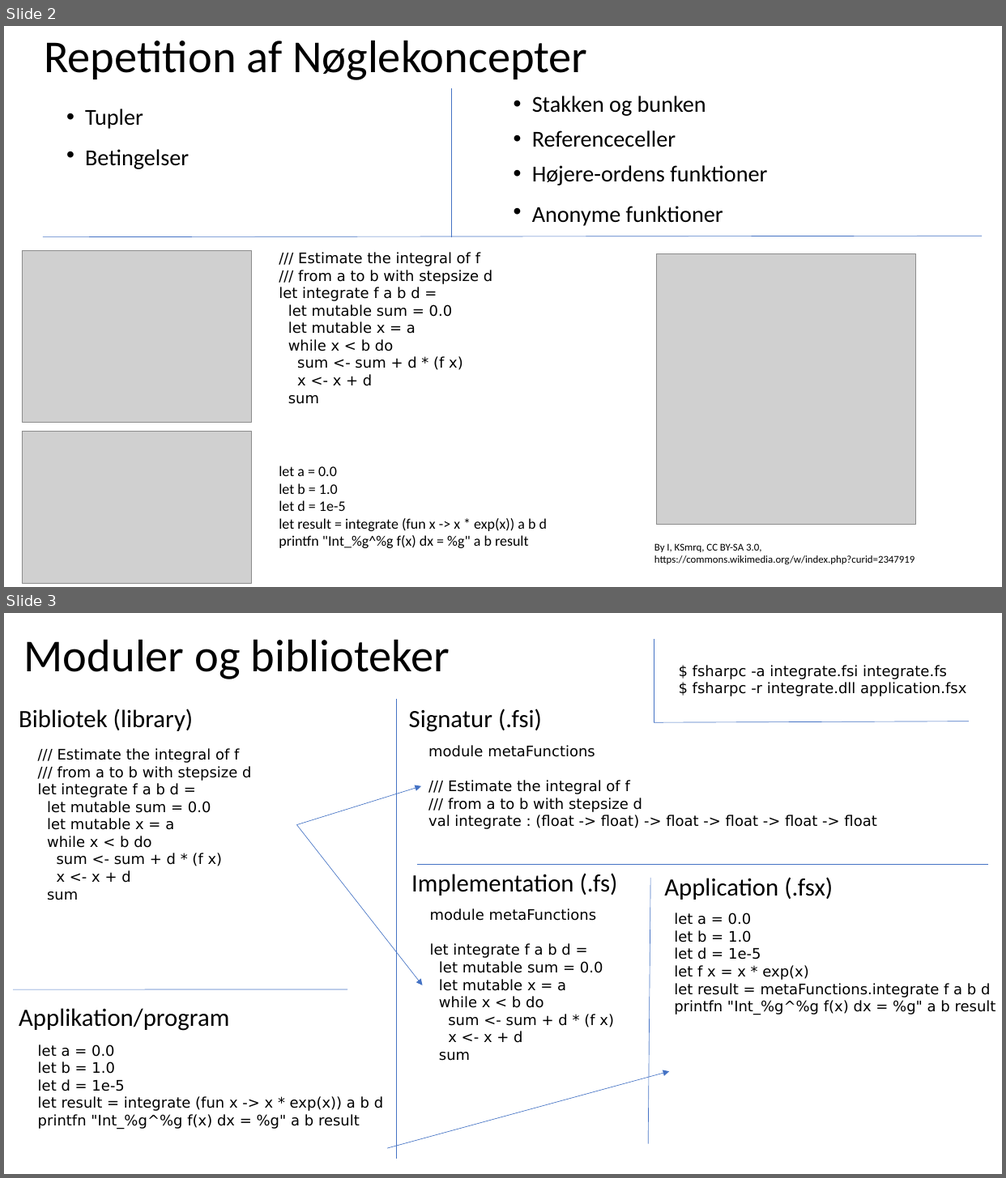
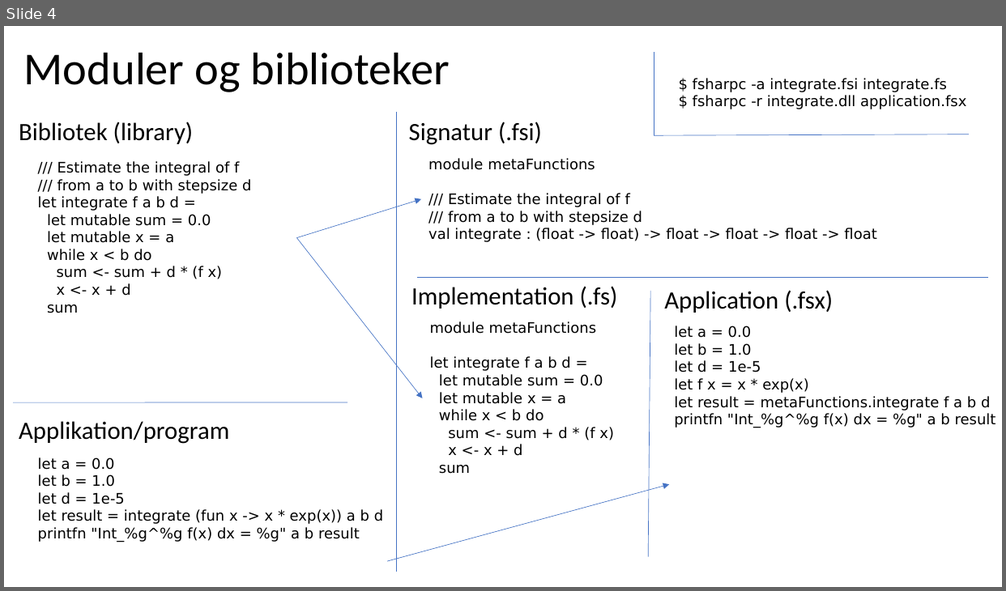
Before and after one commit to fisterloegsovs/pop22, a slide deck: lectures/4.1ModulesNTests/lecture.pptx. Shown one above the other, each under a label of ours: slides 2 and 3 before the commit, slide 4 after it. The pictures are 1006x1178 and 1006x591 pixels, drawn with LibreOffice and Linux fonts; fonts in the diff are those of the drawing; grey boxes stand for pictures. Boxes give left, top, right and bottom in pixels: in the first picture for what was removed or moved away, otherwise in the second. Text is boxed around its words. In the diff, an @@ line names an element or a change of style, - is before the commit and + after.

```diff
--- a/lectures/4.1ModulesNTests/lecture.pptx
+++ b/lectures/4.1ModulesNTests/lecture.pptx
@@ slide 2 removed at (4, 26, 1002, 587), background #FFFFFF @@
@@ title removed at (44, 40, 587, 80) @@
-Repetition af Nøglekoncepter
@@ line removed from (452, 88) to (452, 237) @@
@@ text removed at (532, 96, 767, 226) @@
-• Stakken og bunken
-• Referenceceller
-• Højere-ordens funktioner
-• Anonyme funktioner
@@ text removed at (85, 109, 189, 169) @@
-• Tupler
-• Betingelser
@@ line removed from (43, 237) to (982, 237) @@
@@ picture removed at (23, 250, 252, 423) @@
@@ text removed at (279, 252, 492, 404) @@
-/// Estimate the integral of f
-/// from a to b with stepsize d
-let integrate f a b d =
-let mutable sum = 0.0
-let mutable x = a
-while x < b do
-sum <- sum + d * (f x)
-x <- x + d
-sum
@@ picture removed at (657, 254, 916, 524) @@
@@ picture removed at (23, 431, 252, 584) @@
@@ text removed at (279, 466, 547, 548) @@
-let a = 0.0
-let b = 1.0
-let d = 1e-5
-let result = integrate (fun x -> x * exp(x)) a b d
-printfn "Int_%g^%g f(x) dx = %g" a b result
@@ text removed at (654, 544, 914, 565) @@
-By I, KSmrq, CC BY-SA 3.0,
-https://commons.wikimedia.org/w/index.php?curid=2347919
@@ what was slide 3 is now slide 4 @@
```
Also in this commit, not shown: 1 slide changed, 2 slides added, 12 other files.
